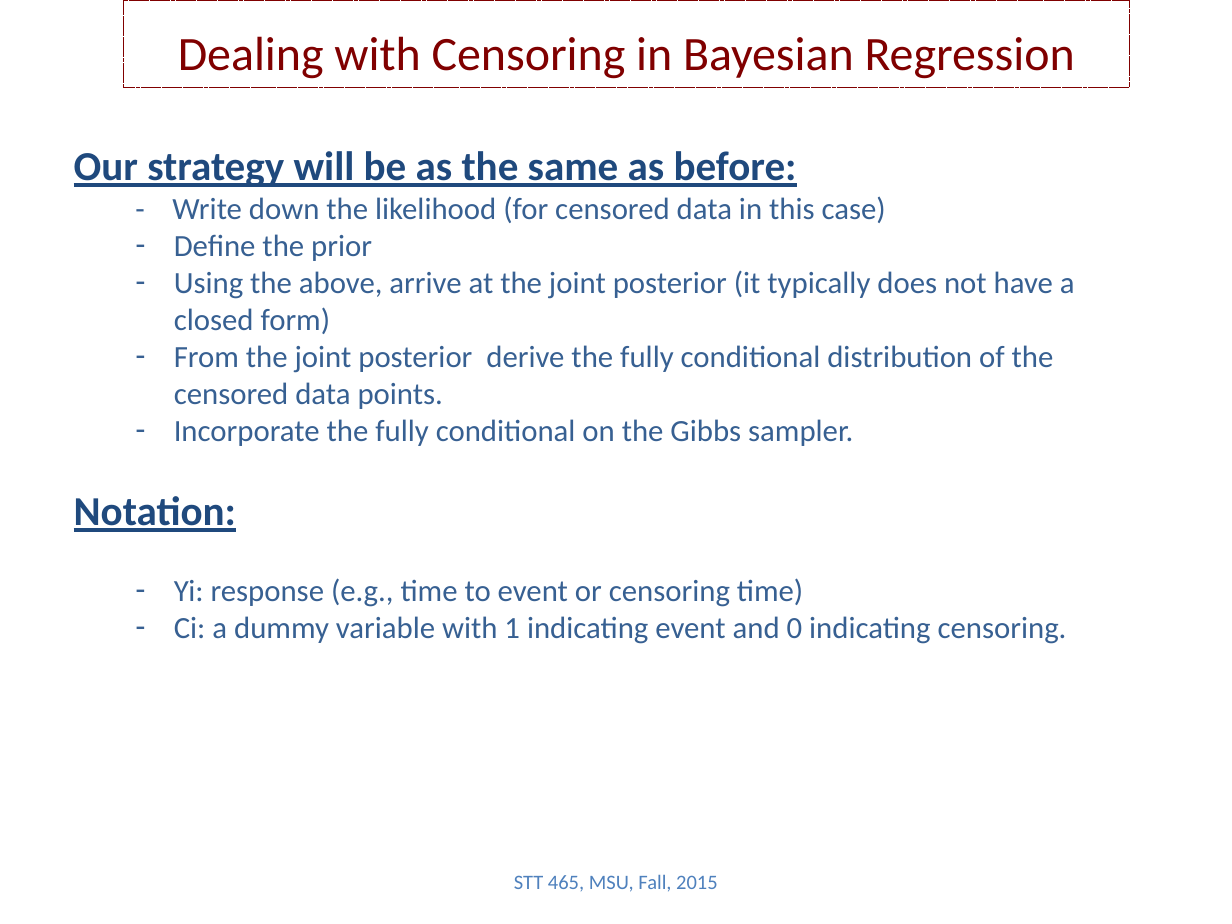
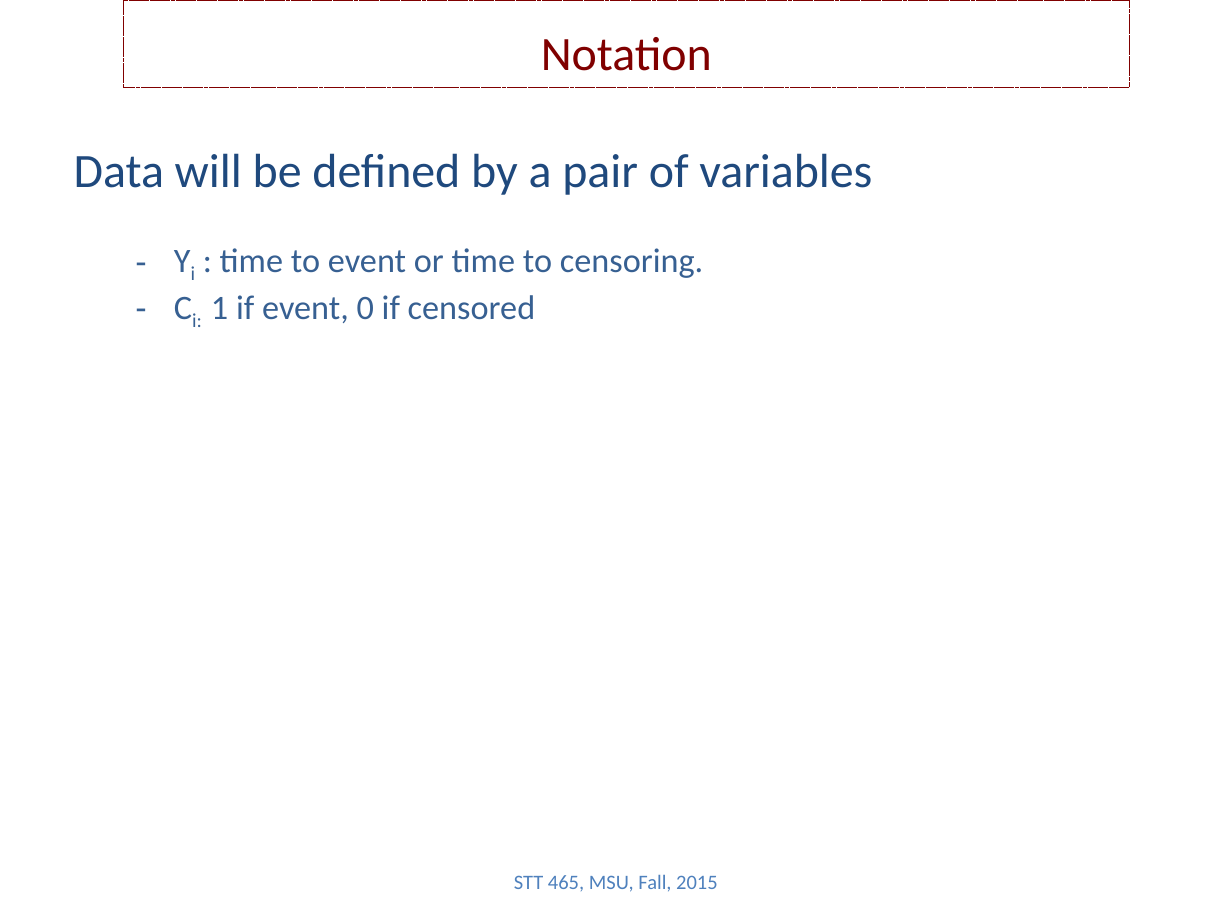
Before and after one commit to Boukos/STT465, a slide deck: slide 4 of STT465_14.pptx (slide 7 before the commit). Drawn at 1232x924 pixels with LibreOffice and Linux fonts; fonts in the diff are those of the drawing. Boxes give left, top, right and bottom in pixels: in the first picture for what was removed or moved away, otherwise in the second. Text is boxed around its words. In the diff, an @@ line names an element or a change of style, - is before the commit and + after.

```diff
--- a/STT465_14.pptx
+++ b/STT465_14.pptx
@@ text in rectangle at [541,37,712,71]: text changed @@
-Dealing with Censoring in Bayesian Regression
+Notation
@@ text at [74,153,872,323]: text changed; size 18 to 20 pt @@
-Our strategy will be as the same as before:
-  - Write down the likelihood (for censored data in this case)
-  – Define the prior
-  – Using the above, arrive at the joint posterior (it typically does not have a closed form)
-  – From the joint posterior derive the fully conditional distribution of the censored data points.
-  – Incorporate the fully conditional on the Gibbs sampler.
-Notation:
-  – Yi: response (e.g., time to event or censoring time)
-  – Ci: a dummy variable with 1 indicating event and 0 indicating censoring.
+Data will be defined by a pair of variables
+  – Yi : time to event or time to censoring.
+  – Ci: 1 if event, 0 if censored
```
Also in this commit, not shown: 7 other slides changed, 4 slides added, 3 slides removed, 3 other files.
